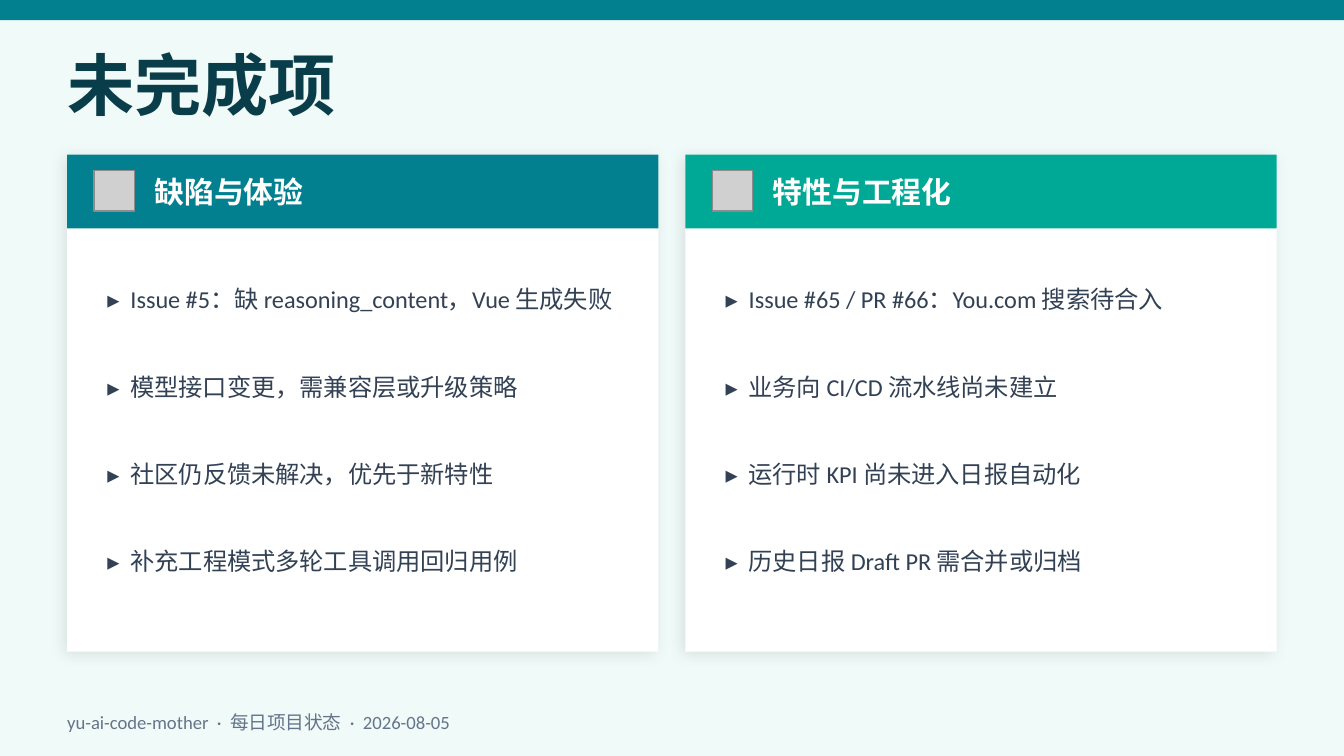
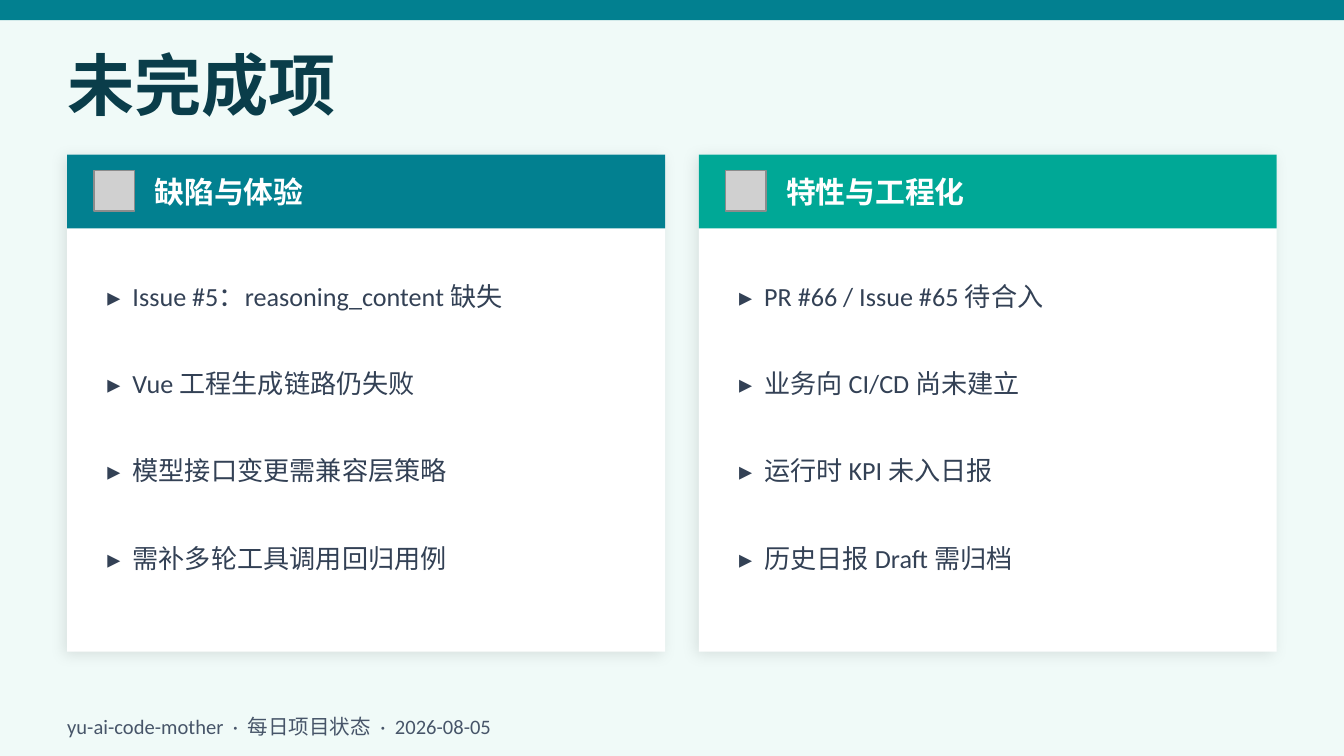
Before and after one commit to liyupi/yu-ai-code-mother, a slide deck: slide 9 of docs/reports/project-status-2026-08-05.pptx. Drawn at 1344x756 pixels with LibreOffice and Linux fonts; fonts in the diff are those of the drawing; grey boxes stand for pictures. Boxes give left, top, right and bottom in pixels: in the first picture for what was removed or moved away, otherwise in the second. Text is boxed around its words. In the diff, an @@ line names an element or a change of style, - is before the commit and + after.

```diff
--- a/docs/reports/project-status-2026-08-05.pptx
+++ b/docs/reports/project-status-2026-08-05.pptx
@@ rectangle: place and size @@
-rectangle at bbox=[67, 155, 659, 652]
+rectangle at bbox=[67, 155, 665, 652]
@@ rectangle: place and size @@
-rectangle at bbox=[67, 155, 659, 228]
+rectangle at bbox=[67, 155, 665, 228]
@@ rectangle: place and size @@
-rectangle at bbox=[685, 155, 1277, 652]
+rectangle at bbox=[699, 155, 1277, 652]
@@ rectangle: place and size @@
-rectangle at bbox=[685, 155, 1277, 228]
+rectangle at bbox=[699, 155, 1277, 228]
@@ picture: place and size @@
-picture at bbox=[712, 171, 753, 211]
+picture at bbox=[726, 171, 766, 211]
@@ text "特性与工程化": place and size @@
-text "特性与工程化" at bbox=[773, 177, 952, 206]
+text "特性与工程化" at bbox=[786, 177, 965, 206]
@@ text at bbox=[132, 284, 502, 311]: text changed; size 13 to 14 pt @@
-▸ Issue #5：缺 reasoning_content，Vue 生成失败
+▸ Issue #5：reasoning_content 缺失
@@ text at bbox=[764, 284, 1043, 308]: text changed; size 13 to 14 pt @@
-▸ Issue #65 / PR #66：You.com 搜索待合入
+▸ PR #66 / Issue #65 待合入
@@ text at bbox=[132, 371, 415, 395]: text changed; size 13 to 14 pt @@
-▸ 模型接口变更，需兼容层或升级策略
+▸ Vue 工程生成链路仍失败
@@ text at bbox=[764, 371, 1020, 395]: text changed; size 13 to 14 pt @@
-▸ 业务向 CI/CD 流水线尚未建立
+▸ 业务向 CI/CD 尚未建立
@@ text at bbox=[132, 458, 446, 482]: text changed; size 13 to 14 pt @@
-▸ 社区仍反馈未解决，优先于新特性
+▸ 模型接口变更需兼容层策略
@@ text at bbox=[764, 458, 993, 482]: text changed; size 13 to 14 pt @@
-▸ 运行时 KPI 尚未进入日报自动化
+▸ 运行时 KPI 未入日报
@@ text at bbox=[132, 546, 446, 570]: text changed; size 13 to 14 pt @@
-▸ 补充工程模式多轮工具调用回归用例
+▸ 需补多轮工具调用回归用例
@@ text at bbox=[764, 546, 1012, 570]: text changed; size 13 to 14 pt @@
-▸ 历史日报 Draft PR 需合并或归档
+▸ 历史日报 Draft 需归档
@@ text "yu-ai-code-mother · 每日项目状态 · 2026-08-05" at bbox=[67, 716, 491, 738]: size 10 to 11 pt, text colour #64748B to #475569 @@
```
Also in this commit, not shown: 9 other slides changed.
